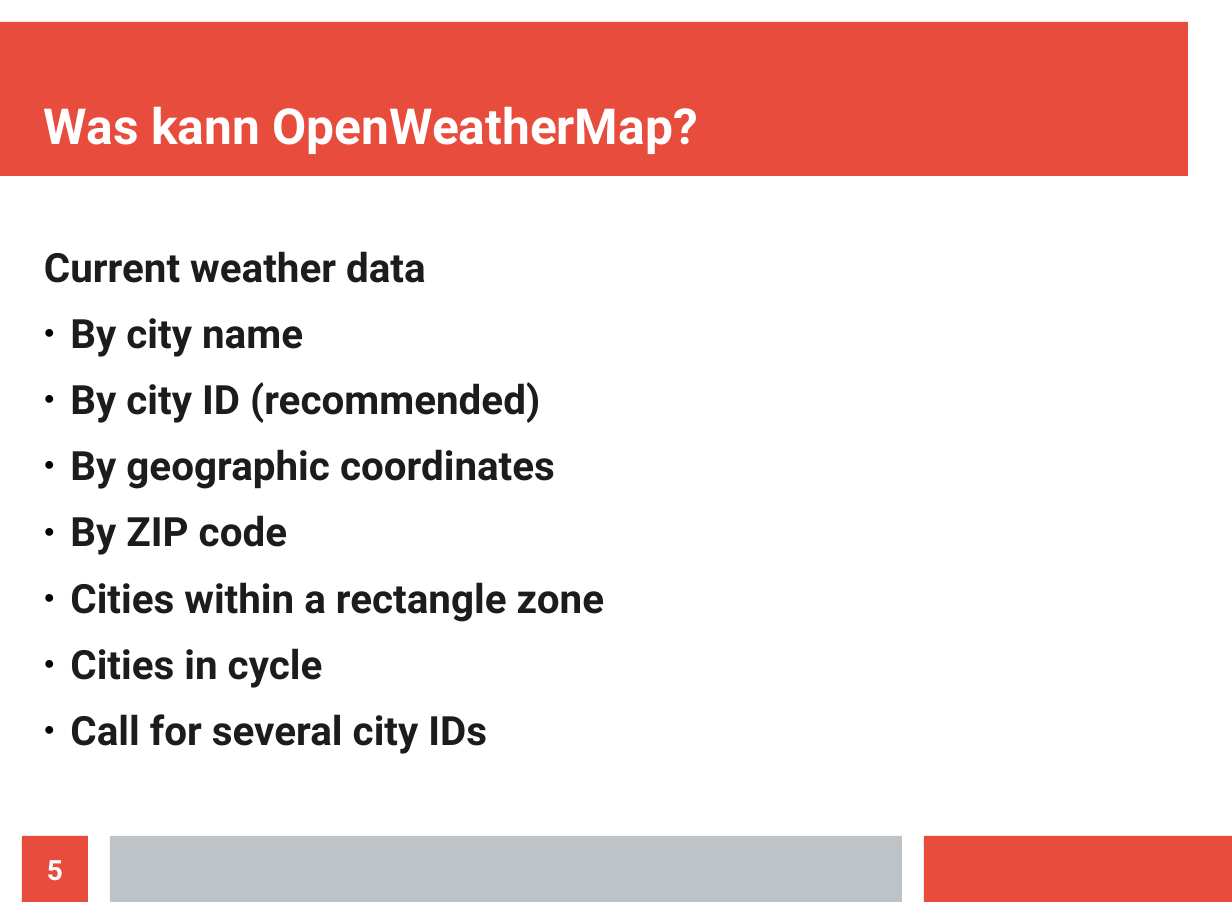
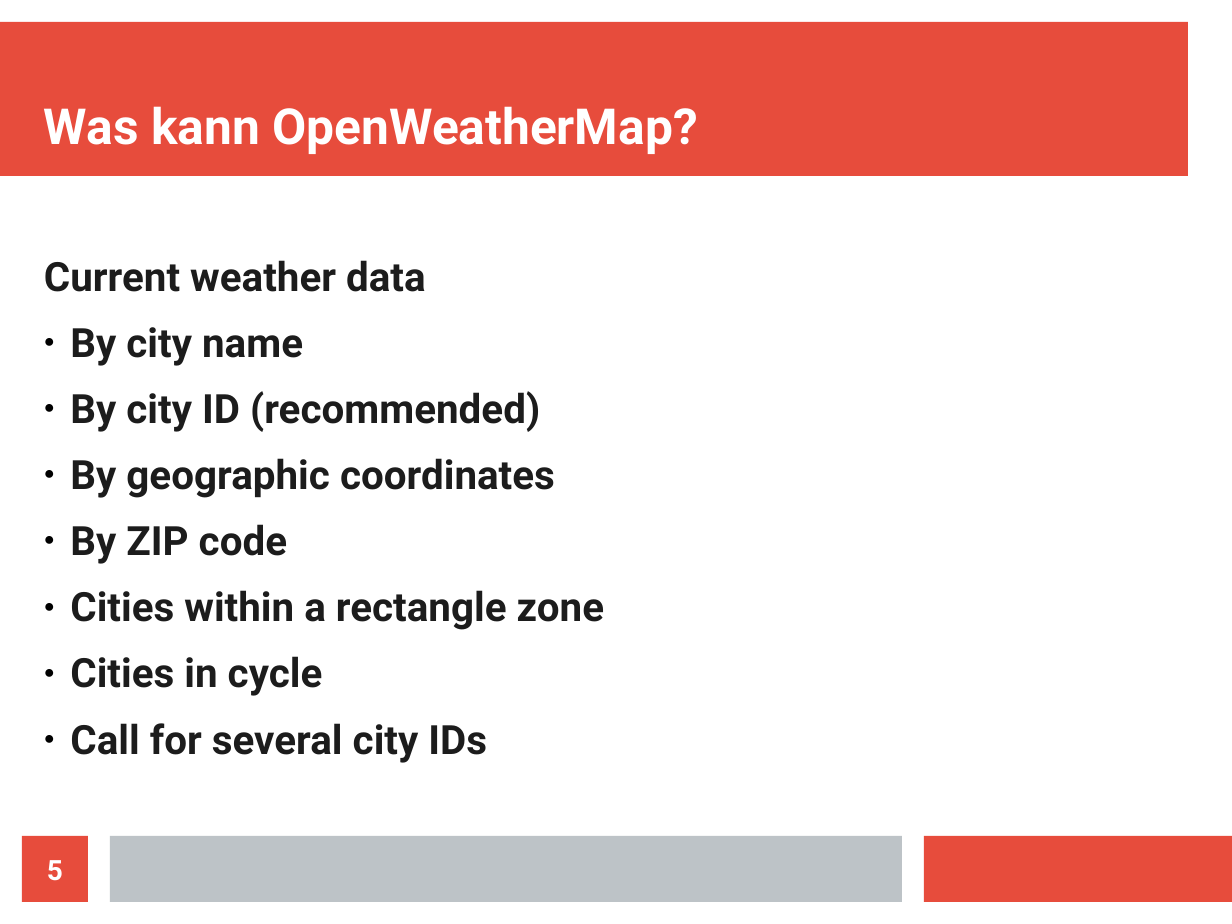
Before and after one commit to nadegegriesser/outfit-service, a slide deck: slide 5 of Outfit_Service.odp. Drawn at 1232x924 pixels with LibreOffice and Linux fonts; fonts in the diff are those of the drawing. Boxes give left, top, right and bottom in pixels: in the first picture for what was removed or moved away, otherwise in the second. Text is boxed around its words. In the diff, an @@ line names an element or a change of style, - is before the commit and + after.

```diff
--- a/Outfit_Service.odp
+++ b/Outfit_Service.odp
@@ text "Current weather data": place and size @@
-text "Current weather data" at (44, 251, 604, 754)
+text "Current weather data" at (44, 260, 604, 763)
```
Also in this commit, not shown: 4 other slides changed, 2 slides added, 1 slide removed.
